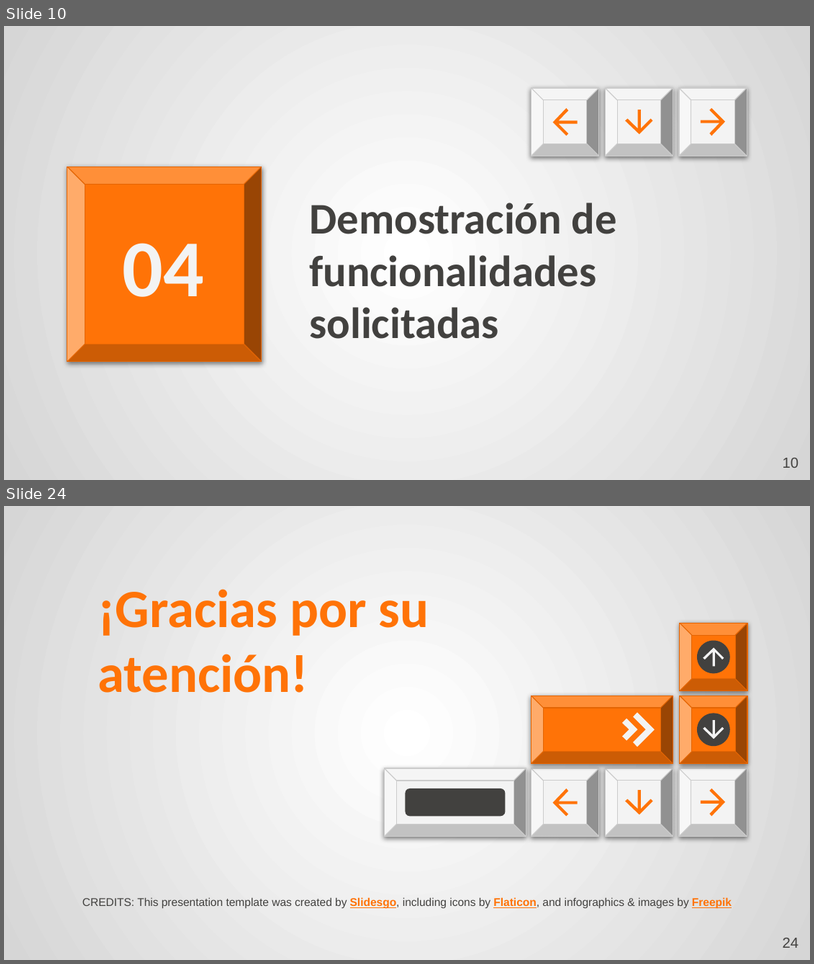
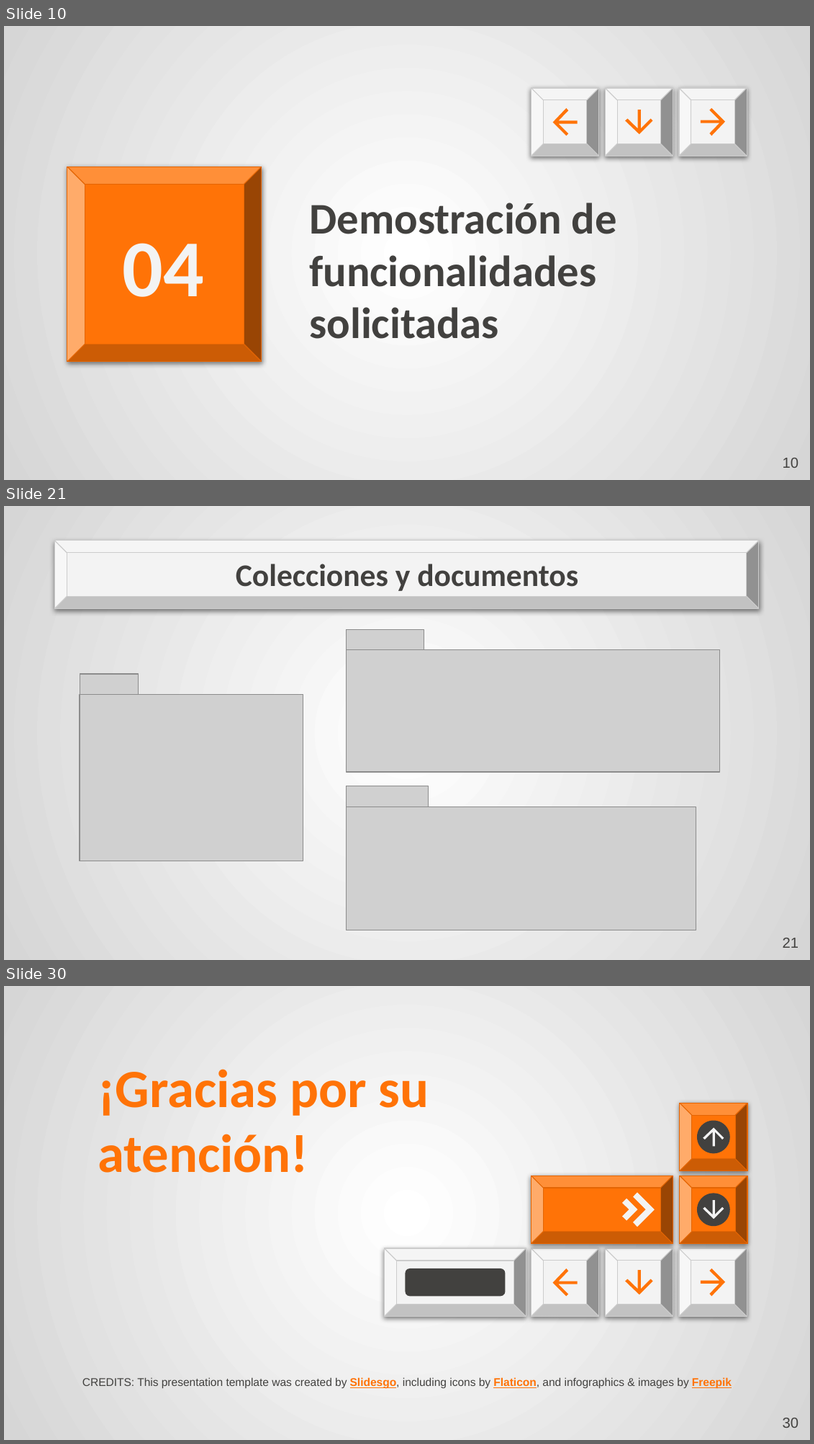
Before and after one commit to clementeaguilar-usach/Sistema_Voluntariado_noSQL, a slide deck: Lab 3 TBD.pptx. Shown one above the other, each under a label of ours: slides 10 and 24 before the commit, slides 10, 21 and 30 after it; the slides between them are not shown. The pictures are 814x964 and 814x1444 pixels, drawn with LibreOffice and Linux fonts; fonts in the diff are those of the drawing; grey boxes stand for pictures. Boxes give left, top, right and bottom in pixels: in the first picture for what was removed or moved away, otherwise in the second. Text is boxed around its words. In the diff, an @@ line names an element or a change of style, - is before the commit and + after.

```diff
--- a/Lab 3 TBD.pptx
+++ b/Lab 3 TBD.pptx
@@ slide 21 added at (x1=4, y1=506, x2=810, y2=960), background gradient #FFFFFF to #D6D6D6 @@
@@ bevel added at (x1=55, y1=541, x2=759, y2=608), fill #F3F3F3, outline #CCCCCC 0.75 pt @@
@@ title added at (x1=236, y1=564, x2=579, y2=591), 28 pt, text #42413F, bold @@
+Colecciones y documentos
@@ picture added at (x1=347, y1=629, x2=424, y2=650) @@
@@ picture added at (x1=347, y1=649, x2=721, y2=771) @@
@@ picture added at (x1=80, y1=674, x2=139, y2=695) @@
@@ picture added at (x1=80, y1=695, x2=304, y2=861) @@
@@ picture added at (x1=347, y1=786, x2=429, y2=807) @@
@@ picture added at (x1=347, y1=807, x2=696, y2=930) @@
@@ page number added at (x1=783, y1=937, x2=799, y2=947), 13 pt, text #42413F @@
+21
@@ what was slide 24 is now slide 30 @@
@@ page number at (x1=783, y1=1417, x2=799, y2=1427): text changed @@
-24
+30
```
Also in this commit, not shown: 11 slides changed, 13 other slides added, 8 slides removed, 1 other file.
